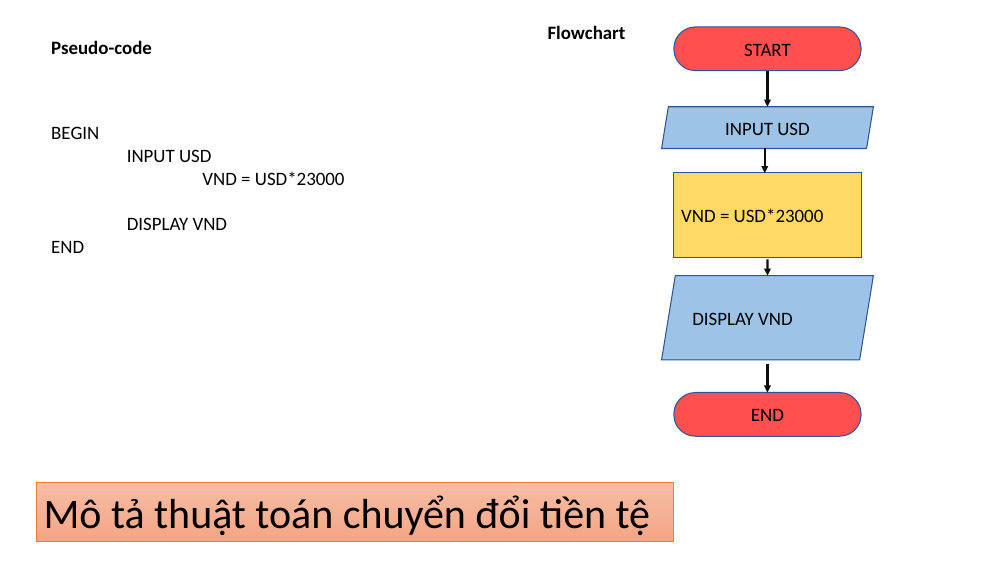
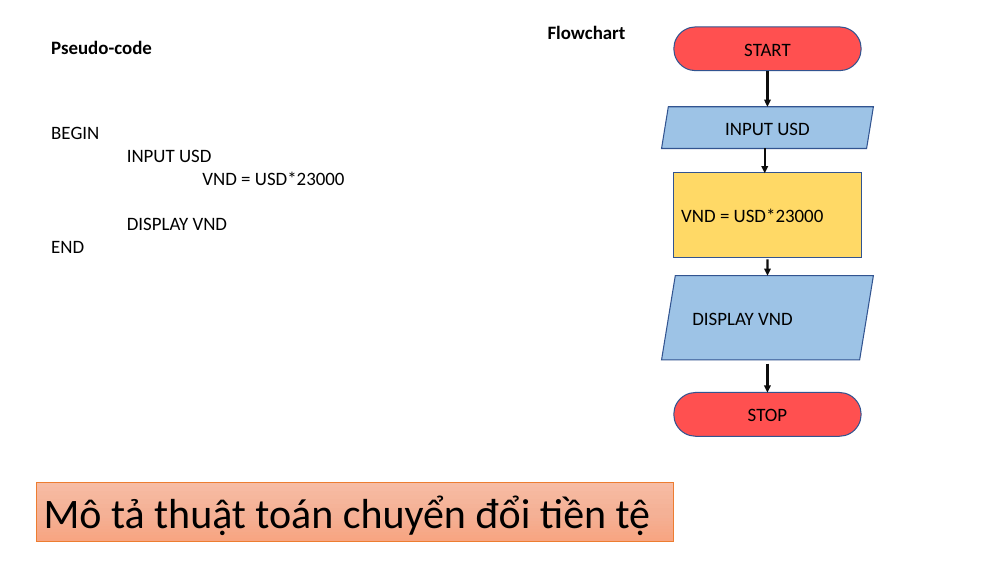
Before and after one commit to khoalyRikkei/JV-V1.1_Training_Program_Preparation, a slide deck: slide 3 of tren_lop/Bai_tap_1.pptx (slide 2 before the commit). Drawn at 1008x567 pixels with LibreOffice and Linux fonts; fonts in the diff are those of the drawing. Boxes give left, top, right and bottom in pixels: in the first picture for what was removed or moved away, otherwise in the second. Text is boxed around its words. In the diff, an @@ line names an element or a change of style, - is before the commit and + after.

```diff
--- a/tren_lop/Bai_tap_1.pptx
+++ b/tren_lop/Bai_tap_1.pptx
@@ text in rounded rectangle at <box>748,408,787,421</box>: text changed @@
-END
+STOP
```
Also in this commit, not shown: 2 other slides changed, 3 slides added, 1 slide removed, 1 other file.
